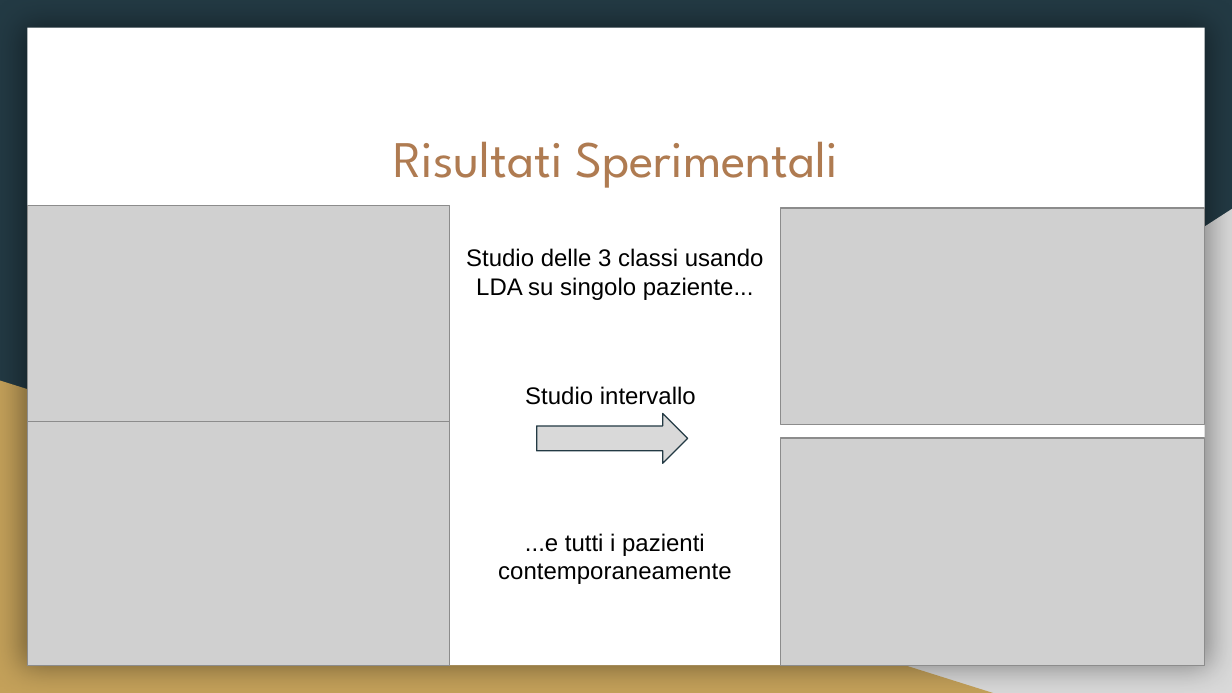
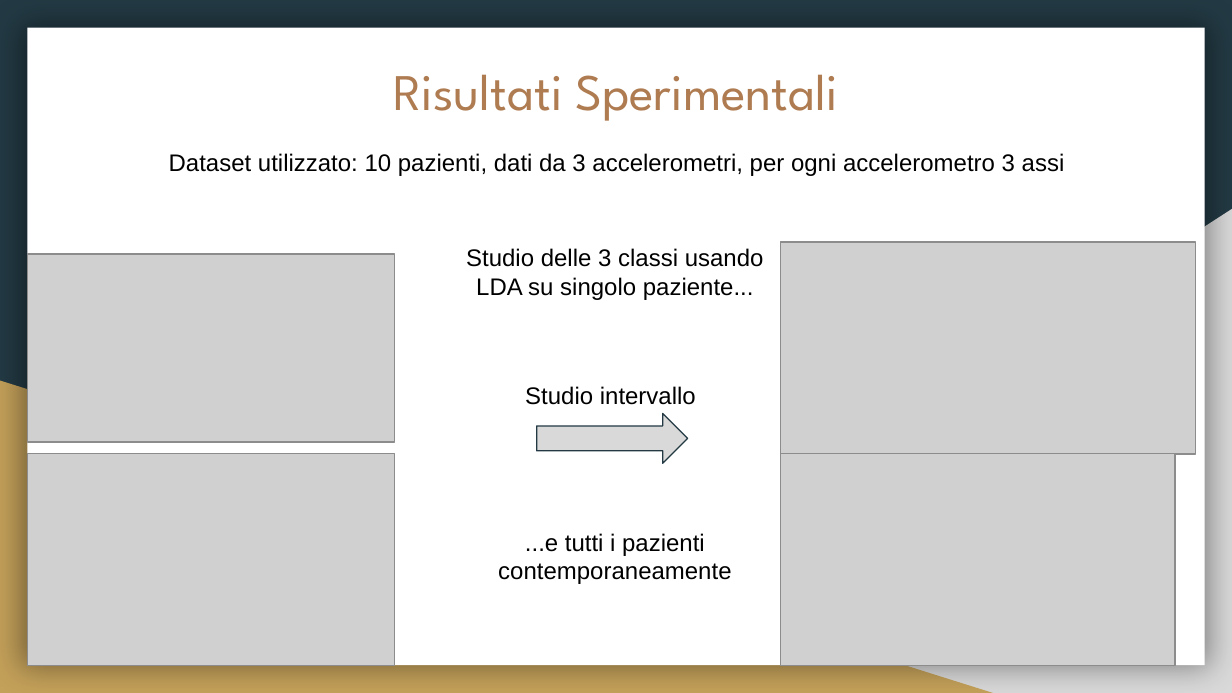
Before and after one commit to fuserale/tesi, a slide deck: slide 10 of tex_tesi/Apprendimento non supervisionato per l’identificazione di contesti di Freezing of Gait (FOG) in pazienti affetti da Morbo di Parkinson.pptx (slide 9 before the commit). Drawn at 1232x693 pixels with LibreOffice and Linux fonts; fonts in the diff are those of the drawing; grey boxes stand for pictures. Boxes give left, top, right and bottom in pixels: in the first picture for what was removed or moved away, otherwise in the second. Text is boxed around its words. In the diff, an @@ line names an element or a change of style, - is before the commit and + after.

Commit message:
12/03

```diff
--- a/tex_tesi/Apprendimento non supervisionato per l’identificazione di contesti di Freezing of Gait (FOG) in pazienti affetti da Morbo di Parkinson.pptx
+++ b/tex_tesi/Apprendimento non supervisionato per l’identificazione di contesti di Freezing of Gait (FOG) in pazienti affetti da Morbo di Parkinson.pptx
@@ title "Risultati Sperimentali": place and size @@
-title "Risultati Sperimentali" at [393, 141, 838, 188]
+title "Risultati Sperimentali" at [393, 74, 838, 121]
@@ text added at [169, 153, 1065, 176], 14 pt, text #000000 @@
+Dataset utilizzato: 10 pazienti, dati da 3 accelerometri, per ogni accelerometro 3 assi
@@ picture: place and size @@
-picture at [28, 206, 450, 423]
+picture at [28, 254, 395, 442]
@@ picture: place and size @@
-picture at [781, 208, 1205, 425]
+picture at [781, 243, 1196, 455]
@@ picture: place and size @@
-picture at [28, 421, 450, 665]
+picture at [28, 453, 395, 665]
@@ picture: place and size @@
-picture at [781, 439, 1205, 667]
+picture at [781, 453, 1175, 665]
```
Also in this commit, not shown: 4 other slides changed, 1 slide added.
